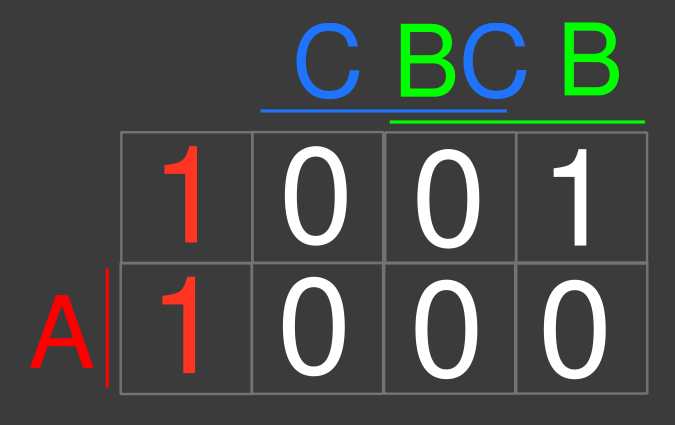
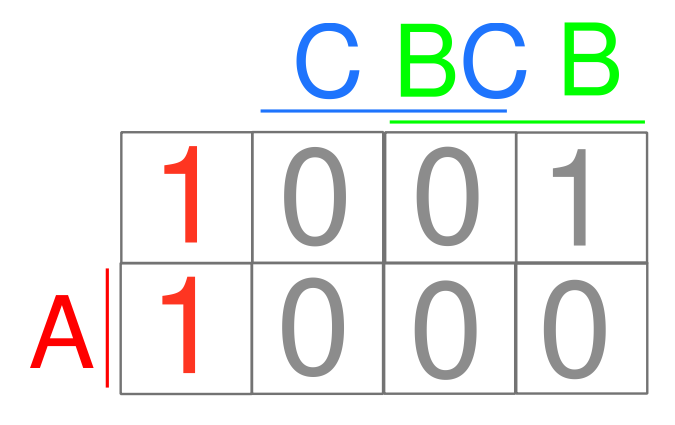
The second 675x425 image is a revision of the first. Changes to its layers:
hid "Background" over [0, 0, 675, 425]
